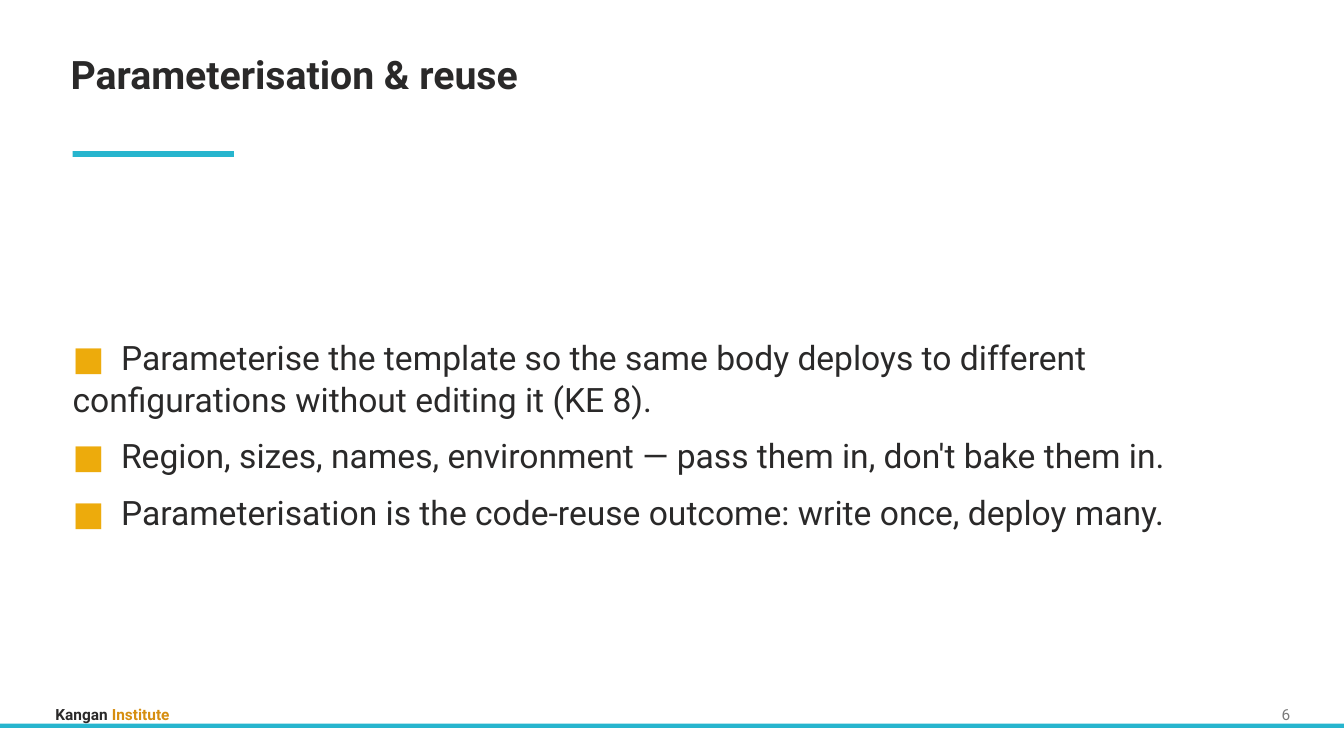
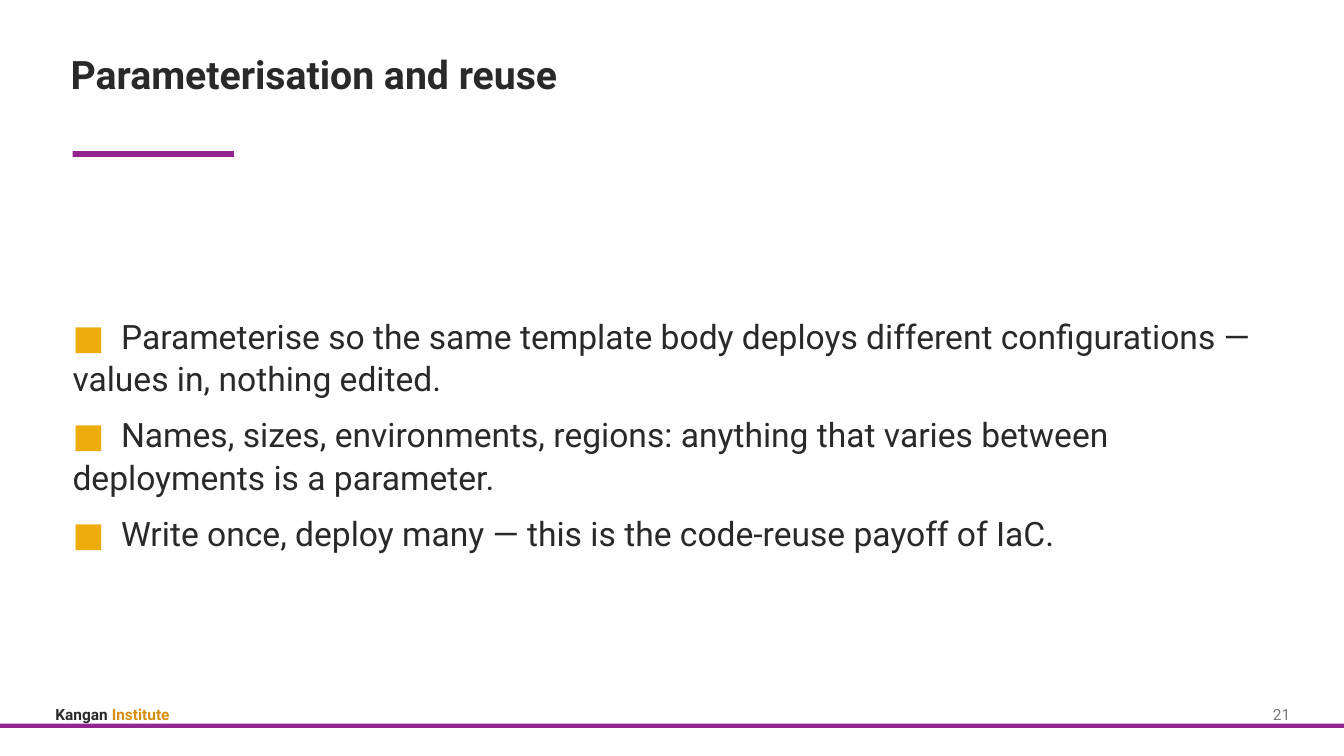
Before and after one commit to Digital-Initiatives-Kangan-Institute/diploma-cloud-cyber-content-s1, a slide deck: slide 27 of S1-CL2-Cloud-Disaster-Recovery/delivery/topic_07/Topic_07_Slides.pptx (slide 9 before the commit). Drawn at 1344x756 pixels with LibreOffice and Linux fonts; fonts in the diff are those of the drawing. Boxes give left, top, right and bottom in pixels: in the first picture for what was removed or moved away, otherwise in the second. Text is boxed around its words. In the diff, an @@ line names an element or a change of style, - is before the commit and + after.

```diff
--- a/S1-CL2-Cloud-Disaster-Recovery/delivery/topic_07/Topic_07_Slides.pptx
+++ b/S1-CL2-Cloud-Disaster-Recovery/delivery/topic_07/Topic_07_Slides.pptx
@@ text at (71, 59, 557, 90): text changed @@
-Parameterisation & reuse
+Parameterisation and reuse
@@ rectangle at (73, 151, 234, 157): fill #27B5CE to #92268F @@
@@ text at (73, 323, 1215, 553): text changed @@
-■ Parameterise the template so the same body deploys to different configurations without editing it (KE 8).
-■ Region, sizes, names, environment — pass them in, don't bake them in.
-■ Parameterisation is the code-reuse outcome: write once, deploy many.
+■ Parameterise so the same template body deploys different configurations — values in, nothing edited.
+■ Names, sizes, environments, regions: anything that varies between deployments is a parameter.
+■ Write once, deploy many — this is the code-reuse payoff of IaC.
@@ text at (1273, 709, 1290, 725): text changed @@
-6
+21
@@ rectangle at (0, 724, 1344, 728): fill #27B5CE to #92268F @@
```
Also in this commit, not shown: 14 other slides changed, 17 slides added, 2 slides removed, 36 other files.
